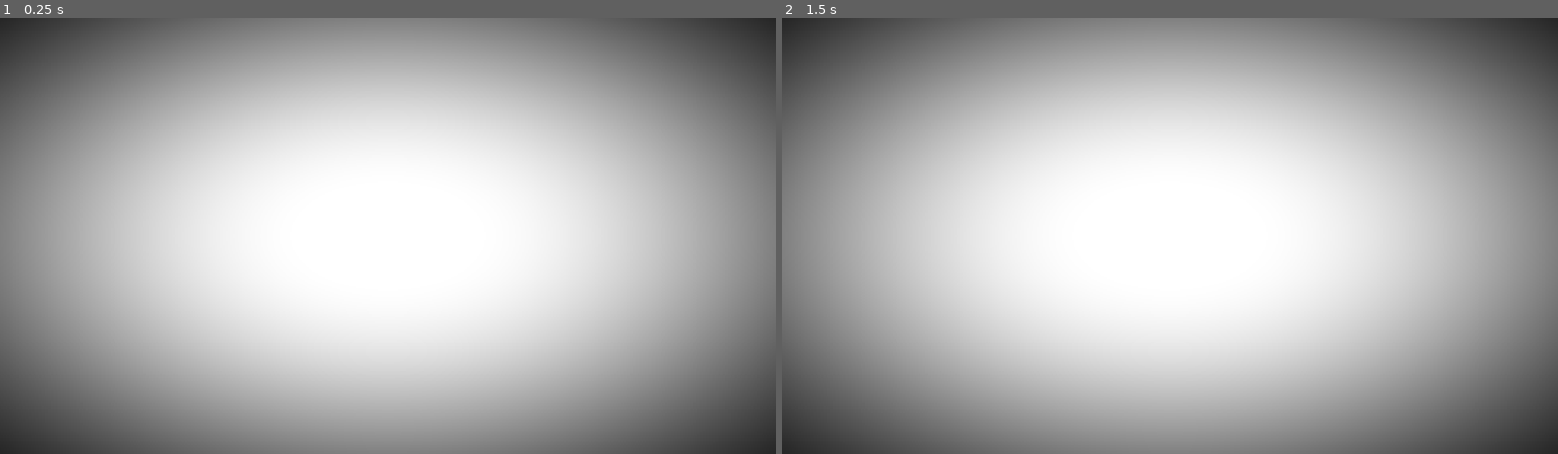
Above: before the commit, frames 1-2 (left to right).
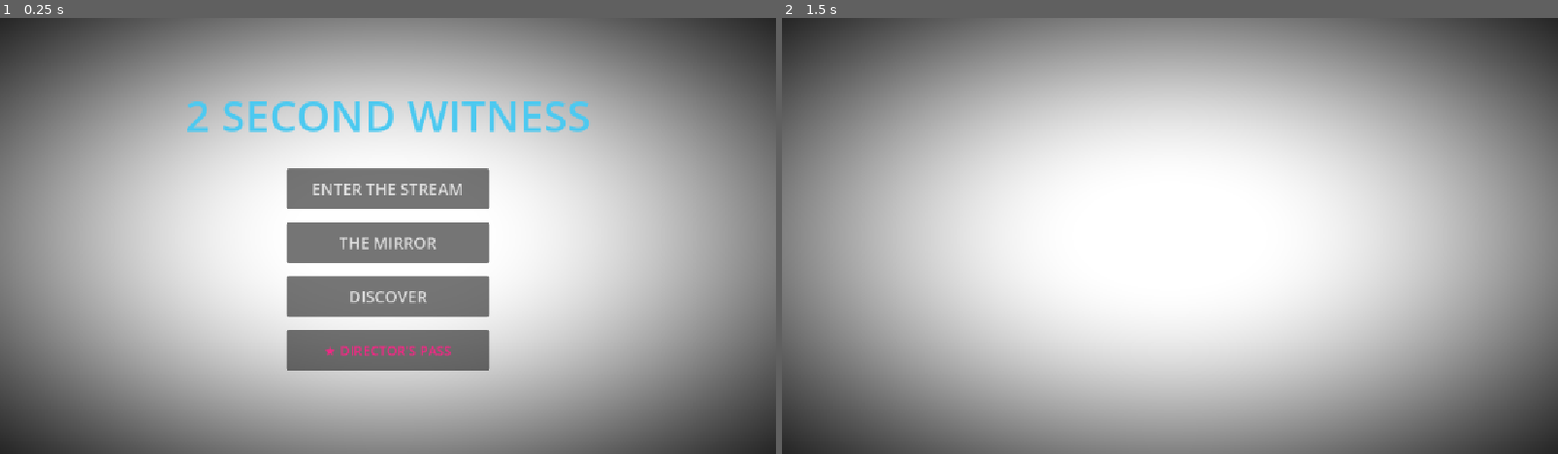
Above: after the commit, the same moments.

Repository: ITTYBITTYBITES/2-second-witness-mobile
Game: Godot game, scene res://MainShell.tscn
Two runs of this game, one before a commit and one after it. Both use one fixed random seed, a clock stepped at 60 frames per second and the inputs below.
Inputs (mouse positions are in pixels of both pictures, inside the frame that each line leads up to):
- Up to frame 1 (0.25 s): no input
- Up to frame 2 (1.5 s): click (1170, 188) at 0.5 s, where only the run after the commit has a clickable "ENTER THE STREAM"; tap Enter at 1.25 s; move the mouse to (1340, 214) at 1.27 s; click (1340, 214) at 1.42 s

The runs differ from the first frame. In frame 1, 11% of the frame differs, in the area x 24-76%, y 19-81%; in frame 2, nothing differs.
Error before the commit: Invalid call. Nonexistent function 'push_modal' in base 'Node (InteractionKernel.gd)'. (res://scripts/NavigationRouter.gd:35)

Commit message:
fix: resolve fatal runtime crash by replacing nonexistent InteractionKernel modal stack calls with correct ModalWindowManager references in NavigationRouter

Diff:
--- a/app/scripts/NavigationRouter.gd
+++ b/app/scripts/NavigationRouter.gd
@@ -15,13 +15,13 @@
 
 func show_landing_screen():
 	if active_secondary_screen and is_instance_valid(active_secondary_screen):
-		if InteractionKernel: InteractionKernel.pop_modal(active_secondary_screen)
+		if ModalWindowManager: ModalWindowManager.pop_modal(active_secondary_screen)
 		else: active_secondary_screen.queue_free()
 		active_secondary_screen = null
 
 	if active_landing_screen and is_instance_valid(active_landing_screen):
 		active_landing_screen.show_screen()
-		if InteractionKernel: InteractionKernel.push_modal(active_landing_screen, false)
+		if ModalWindowManager: ModalWindowManager.push_modal(active_landing_screen, false)
 		return
 
 	var landing_scene = load("res://scenes/ui/screens/LandingScreen.tscn")
@@ -31,8 +31,8 @@
 
 	active_landing_screen = landing_scene.instantiate()
 
-	if InteractionKernel:
-		InteractionKernel.push_modal(active_landing_screen, false)
+	if ModalWindowManager:
+		ModalWindowManager.push_modal(active_landing_screen, false)
 	else:
 		var ui_layer = get_tree().root.get_node_or_null("MainShell/UILayer/NavigationUI")
 		if not ui_layer: ui_layer = get_tree().root.get_node_or_null("MainShell/UILayer")
@@ -49,7 +49,7 @@
 	print("UNIVERSE BOOT START")
 	if active_landing_screen:
 		active_landing_screen.hide_screen()
-		if InteractionKernel: InteractionKernel.pop_modal(active_landing_screen)
+		if ModalWindowManager: ModalWindowManager.pop_modal(active_landing_screen)
 
 	var portal_mgr = get_tree().root.get_node_or_null("MainShell/WorldLayer/TunnelLayer/Tier3_PortalLayer")
 	print("STEP 2: PORTAL LOOKUP = ", portal_mgr)
@@ -70,8 +70,8 @@
 	var profile_scene = load("res://scenes/ui/screens/PlayerProfileScreen.tscn")
 	if profile_scene:
 		active_secondary_screen = profile_scene.instantiate()
-		if InteractionKernel:
-			InteractionKernel.push_modal(active_secondary_screen, true)
+		if ModalWindowManager:
+			ModalWindowManager.push_modal(active_secondary_screen, true)
 		else:
 			var ui_layer = get_tree().root.get_node_or_null("MainShell/UILayer/NavigationUI")
 			if not ui_layer: ui_layer = get_tree().root.get_node_or_null("MainShell/UILayer")
@@ -88,8 +88,8 @@
 	var discover_scene = load("res://scenes/ui/screens/WeeklyFeaturedScreen.tscn")
 	if discover_scene:
 		active_secondary_screen = discover_scene.instantiate()
-		if InteractionKernel:
-			InteractionKernel.push_modal(active_secondary_screen, true)
+		if ModalWindowManager:
+			ModalWindowManager.push_modal(active_secondary_screen, true)
 		else:
 			var ui_layer = get_tree().root.get_node_or_null("MainShell/UILayer/NavigationUI")
 			if not ui_layer: ui_layer = get_tree().root.get_node_or_null("MainShell/UILayer")
@@ -103,7 +103,7 @@
 	print("[ROUTER] Play Universe requested: ", universe_id)
 	print("UNIVERSE BOOT START")
 	if active_secondary_screen:
-		if InteractionKernel: InteractionKernel.pop_modal(active_secondary_screen)
+		if ModalWindowManager: ModalWindowManager.pop_modal(active_secondary_screen)
 		else: active_secondary_screen.queue_free()
 		active_secondary_screen = null
 
